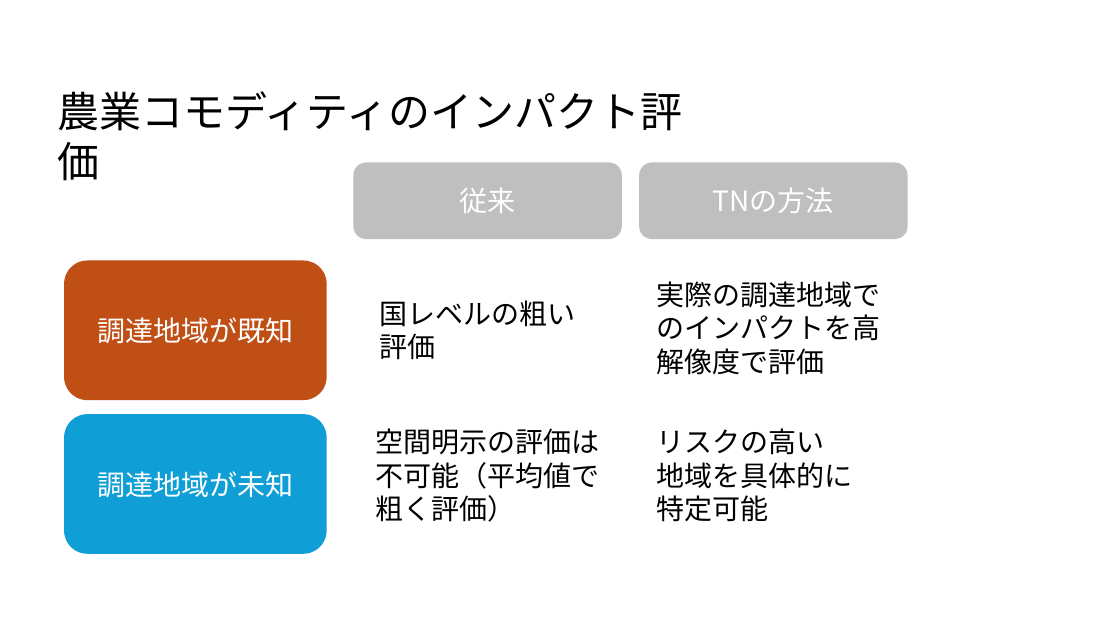
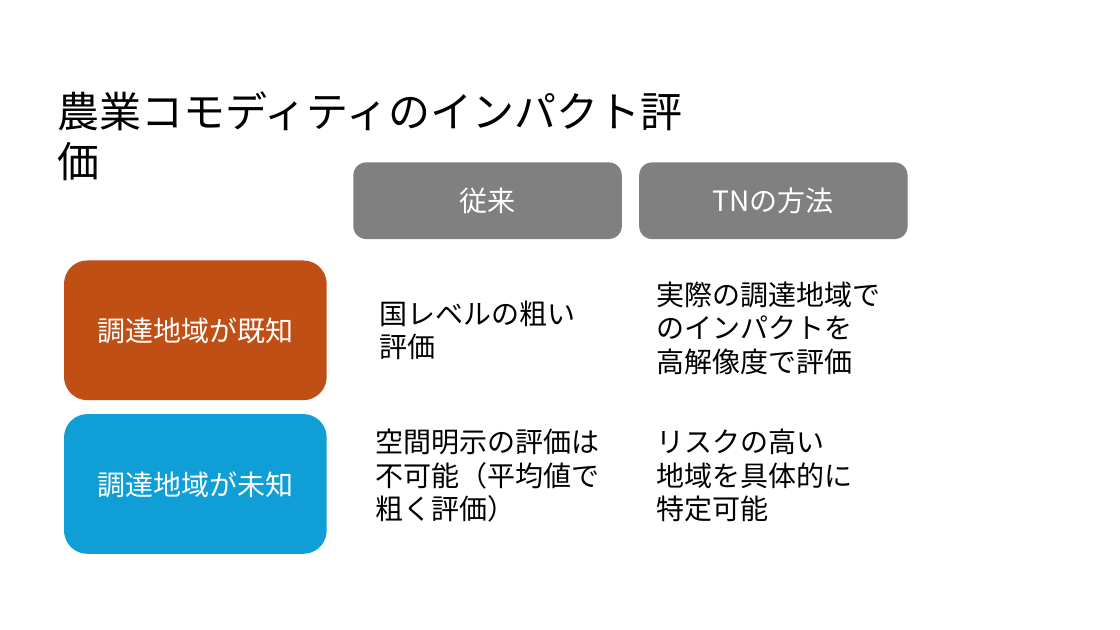
Before and after one commit to think-nature-analysis/gbnat_article_contents, a slide deck: slide 2 of images/03.pptx. Drawn at 1120x630 pixels with LibreOffice and Linux fonts; fonts in the diff are those of the drawing. Boxes give left, top, right and bottom in pixels: in the first picture for what was removed or moved away, otherwise in the second. Text is boxed around its words. In the diff, an @@ line names an element or a change of style, - is before the commit and + after.

```diff
--- a/images/03.pptx
+++ b/images/03.pptx
@@ rounded rectangle "従来" at box(354, 162, 623, 239): fill #BFBFBF to #808080 @@
@@ rounded rectangle "TNの方法" at box(639, 162, 908, 239): fill #BFBFBF to #808080 @@
@@ text at box(656, 281, 880, 375): text changed @@
-実際の調達地域でのインパクトを高解像度で評価
+実際の調達地域でのインパクトを
+高解像度で評価
```
Also in this commit, not shown: 2 other files.
